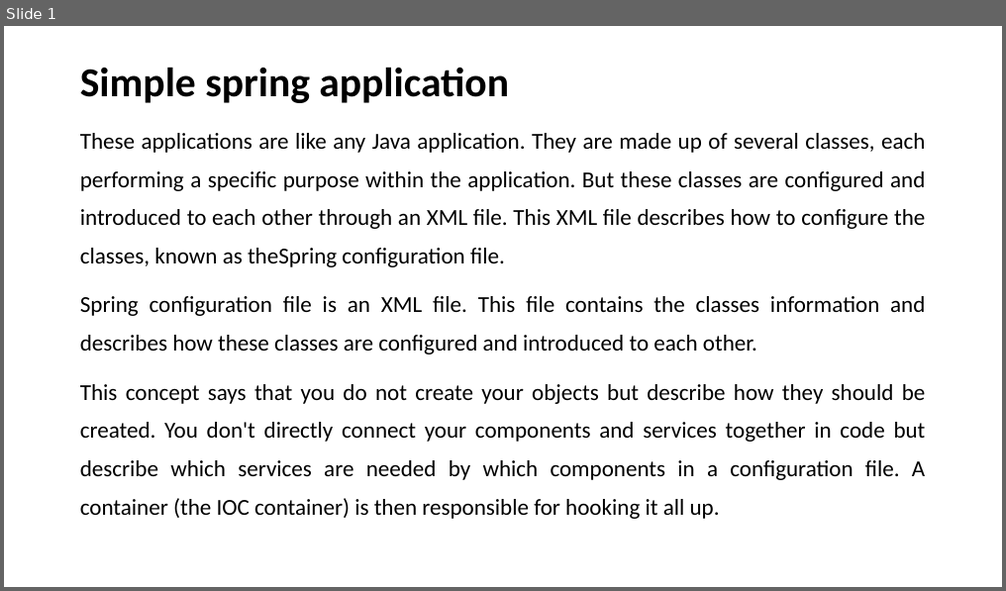
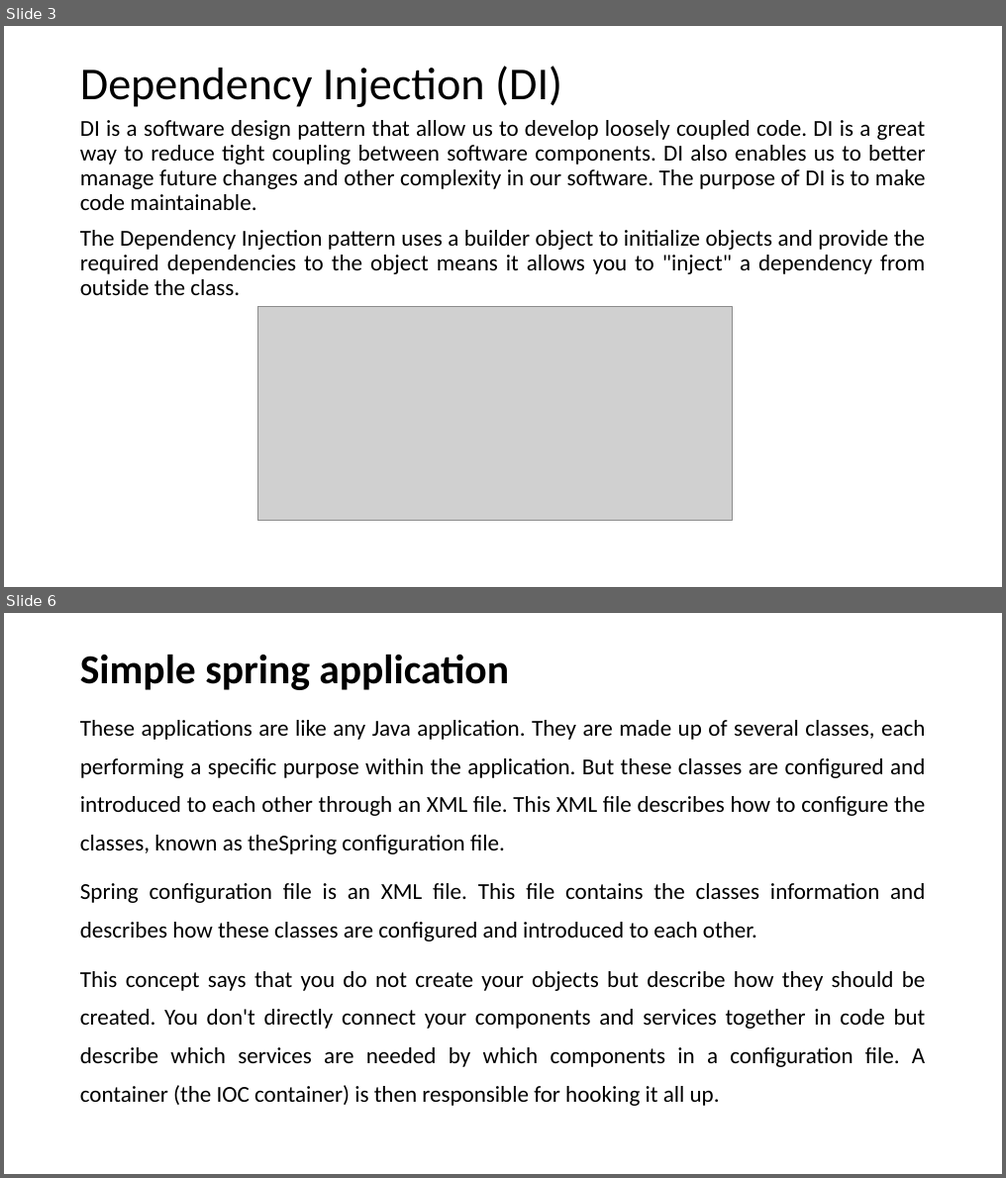
Before and after one commit to sunilkumargupta/springhibernatesession, a slide deck: task02/Spring Task02.pptx. Shown one above the other, each under a label of ours: slide 1 before the commit, slides 3 and 6 after it; the slides between them are not shown. The pictures are 1006x591 and 1006x1178 pixels, drawn with LibreOffice and Linux fonts; fonts in the diff are those of the drawing; grey boxes stand for pictures. Boxes give left, top, right and bottom in pixels: in the first picture for what was removed or moved away, otherwise in the second. Text is boxed around its words. In the diff, an @@ line names an element or a change of style, - is before the commit and + after.

```diff
--- a/task02/Spring Task02.pptx
+++ b/task02/Spring Task02.pptx
@@ slide 3 added at [4, 26, 1002, 587], background #FFFFFF @@
@@ title added at [80, 66, 562, 107], 44 pt, text #000000 @@
+Dependency Injection (DI)
@@ text added at [80, 120, 926, 295], 22 pt, text #000000 @@
+DI is a software design pattern that allow us to develop loosely coupled code. DI is a great way to reduce tight coupling between software components. DI also enables us to better manage future changes and other complexity in our software. The purpose of DI is to make code maintainable.
+The Dependency Injection pattern uses a builder object to initialize objects and provide the required dependencies to the object means it allows you to "inject" a dependency from outside the class.
@@ picture added at [257, 307, 732, 521] @@
@@ what was slide 1 is now slide 6 @@
```
Also in this commit, not shown: 4 other slides added.
